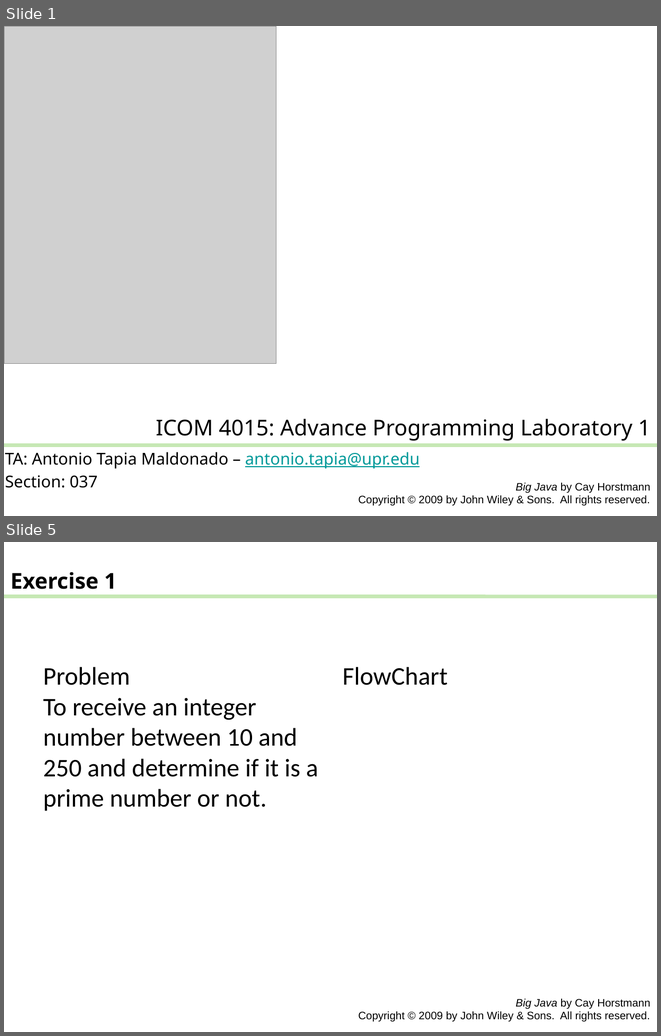
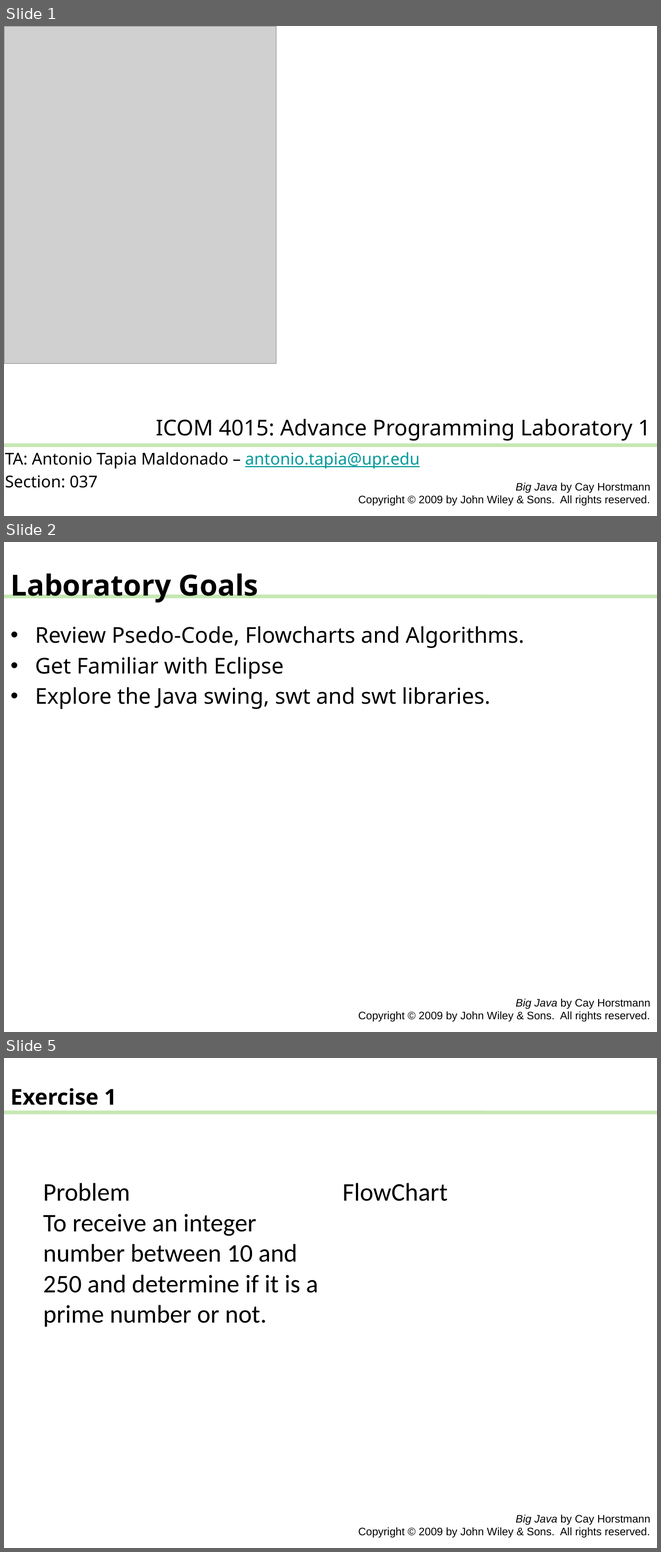
Before and after one commit to Apo45ty/ICOM4015LABS, a slide deck: Laboratory_01/presentation.pptx. Shown one above the other, each under a label of ours: slides 1 and 5 before the commit, slides 1, 2 and 5 after it; the slides between them are not shown. The pictures are 661x1036 and 661x1552 pixels, drawn with LibreOffice and Linux fonts; fonts in the diff are those of the drawing; grey boxes stand for pictures. Boxes give left, top, right and bottom in pixels: in the first picture for what was removed or moved away, otherwise in the second. Text is boxed around its words. In the diff, an @@ line names an element or a change of style, - is before the commit and + after.

```diff
--- a/Laboratory_01/presentation.pptx
+++ b/Laboratory_01/presentation.pptx
@@ slide 2 added at (4,542,657,1032), background #FFFFFF; not listed: 2 template elements that a slide beside it also shows @@
@@ text added at (10,573,259,602), 32 pt, text #000000, bold @@
+Laboratory Goals
@@ text added at (35,626,524,709), 24 pt, text #000000 @@
+• Review Psedo-Code, Flowcharts and Algorithms.
+• Get Familiar with Eclipse
+• Explore the Java swing, swt and swt libraries.
```
Also in this commit, not shown: 1 slide changed, 4 other slides added, 4 slides removed.
